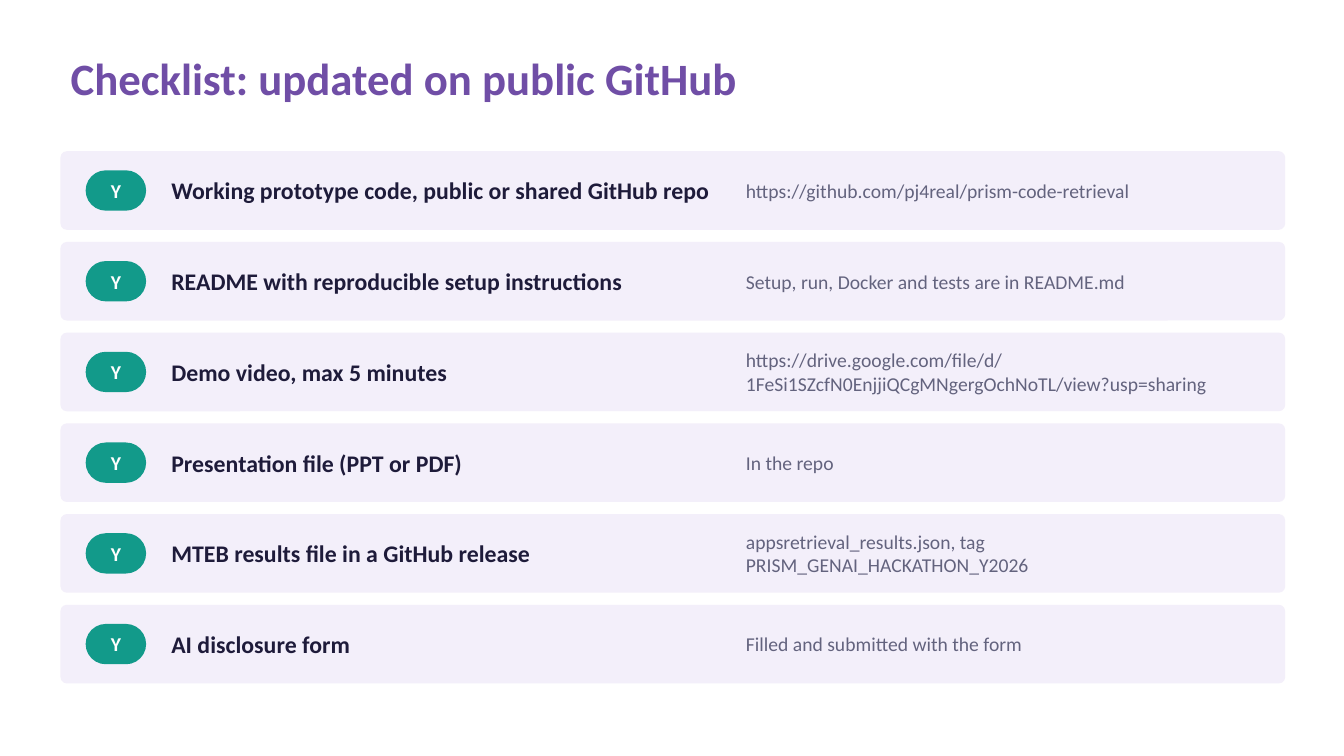
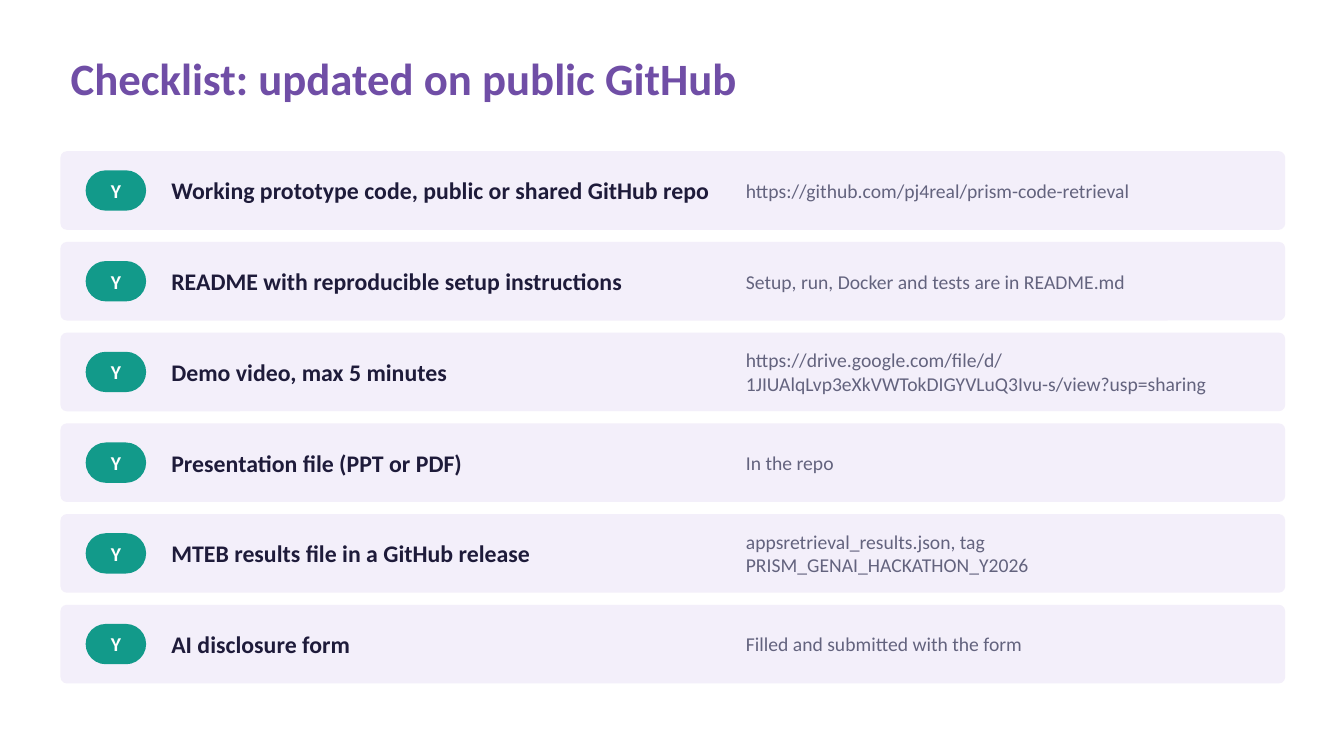
Before and after one commit to pj4real/prism-code-retrieval, a slide deck: slide 11 of submission/VITV_Procrastinators_Submission.pptx. Drawn at 1344x756 pixels with LibreOffice and Linux fonts; fonts in the diff are those of the drawing. Boxes give left, top, right and bottom in pixels: in the first picture for what was removed or moved away, otherwise in the second. Text is boxed around its words. In the diff, an @@ line names an element or a change of style, - is before the commit and + after.

```diff
--- a/submission/VITV_Procrastinators_Submission.pptx
+++ b/submission/VITV_Procrastinators_Submission.pptx
@@ text at (746, 353, 1206, 395): text changed @@
-https://drive.google.com/file/d/1FeSi1SZcfN0EnjjiQCgMNgergOchNoTL/view?usp=sharing
+https://drive.google.com/file/d/1JIUAlqLvp3eXkVWTokDIGYVLuQ3Ivu-s/view?usp=sharing
```
Also in this commit, not shown: 1 other slide changed, 2 other files.
